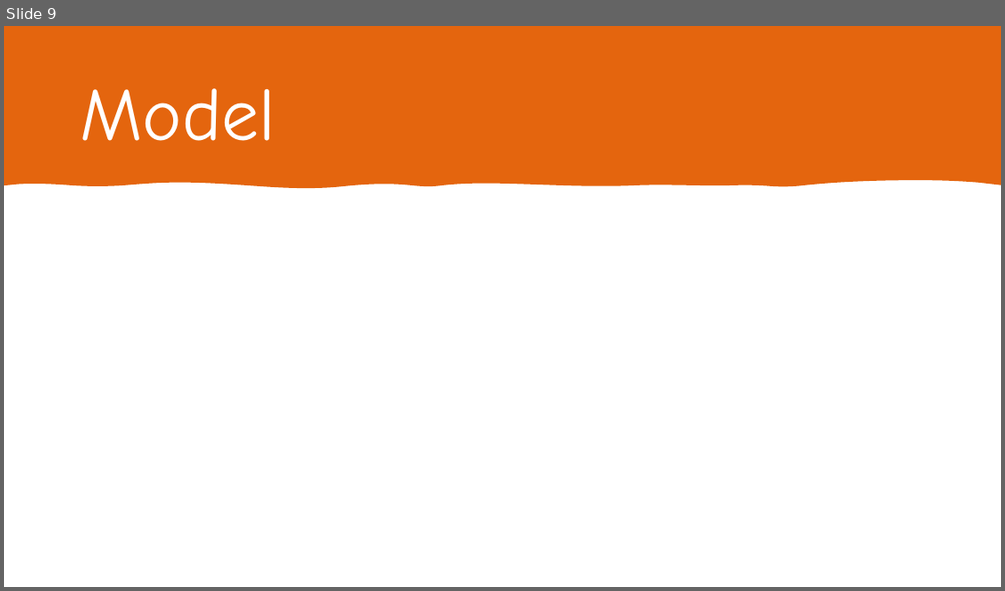
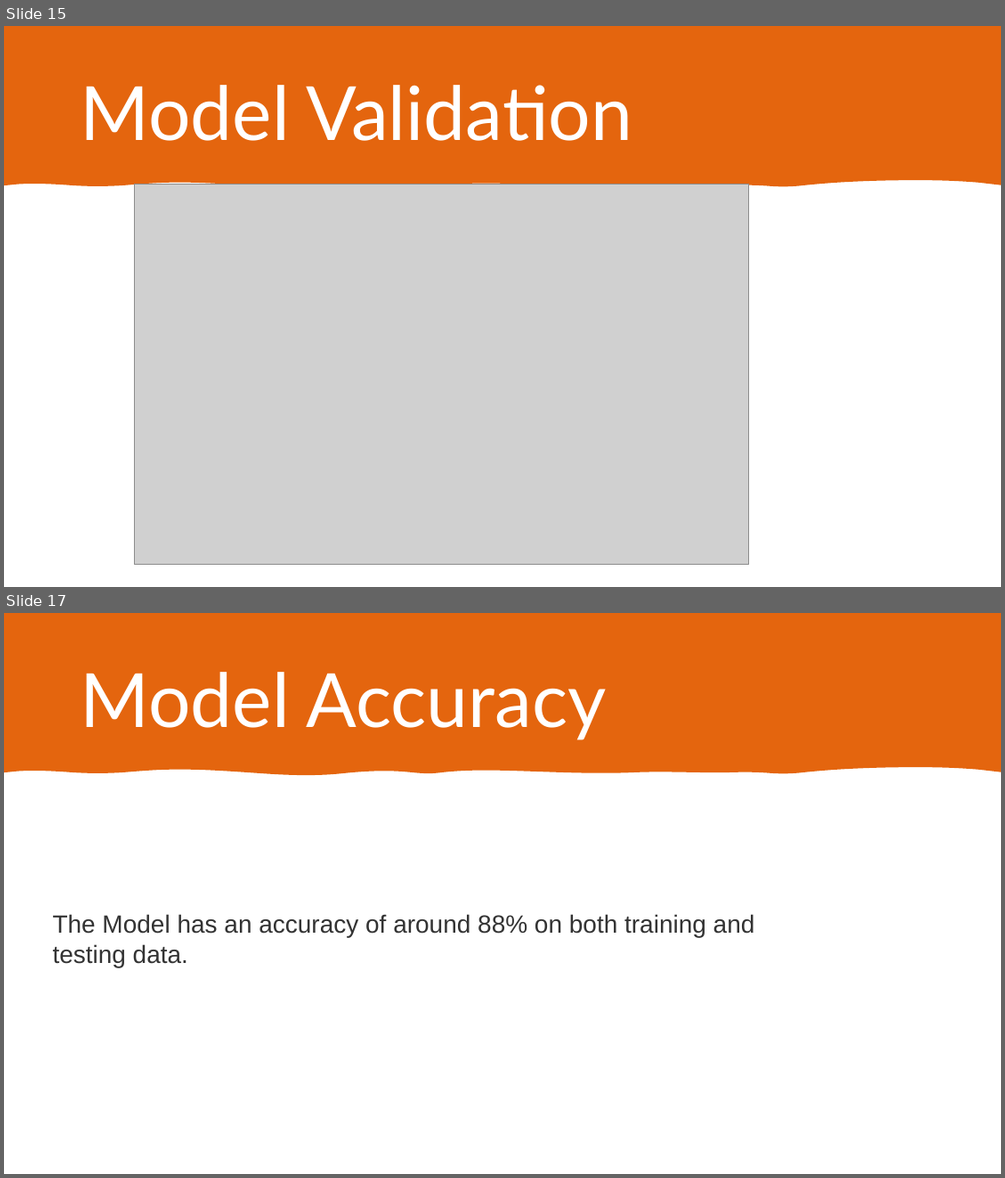
Before and after one commit to soodrk/R-Predict-Diabetes-using-Logistic-Regression, a slide deck: Diabetes prediction using logistic regression.pptx. Shown one above the other, each under a label of ours: slide 9 before the commit, slides 15 and 17 after it; the slides between them are not shown. The pictures are 1005x591 and 1005x1178 pixels, drawn with LibreOffice and Linux fonts; fonts in the diff are those of the drawing; grey boxes stand for pictures. Boxes give left, top, right and bottom in pixels: in the first picture for what was removed or moved away, otherwise in the second. Text is boxed around its words. In the diff, an @@ line names an element or a change of style, - is before the commit and + after.

```diff
--- a/Diabetes prediction using logistic regression.pptx
+++ b/Diabetes prediction using logistic regression.pptx
@@ slide 17 added at (4, 613, 1001, 1174), background #FFFFFF @@
@@ rectangle added at (4, 613, 1001, 1174), fill #FFFFFF @@
@@ freeform shape added at (4, 613, 1001, 775), fill #E4650E @@
@@ title added at (80, 672, 607, 740), 72 pt, text #FFFFFF @@
+Model Accuracy
@@ text added at (53, 914, 755, 967), 24 pt, text #333333 @@
+The Model has an accuracy of around 88% on both training and testing data.
@@ what was slide 9 is now slide 15 @@
@@ slide 15 changed as well @@
@@ title at (80, 85, 632, 141): text changed; font Comic Neue to Lato @@
-Model
+Model Validation
@@ picture added at (134, 184, 748, 564) @@
```
Also in this commit, not shown: 10 other slides changed, 6 other slides added, 2 slides removed.
